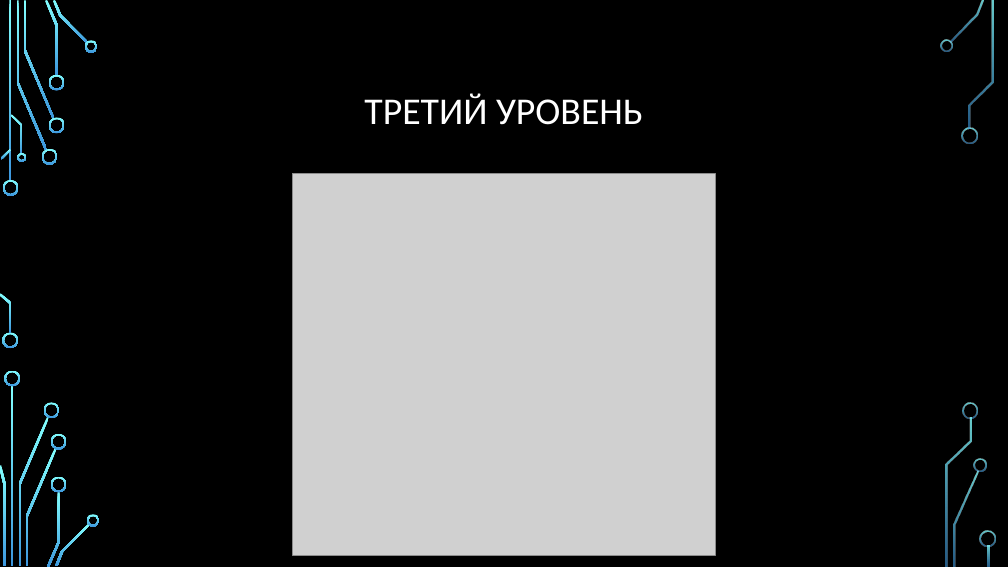
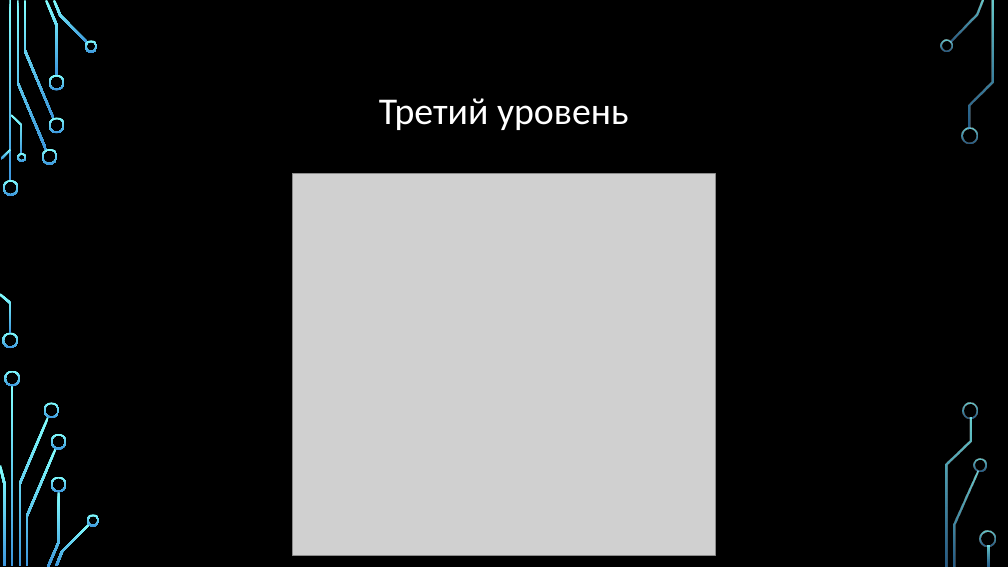
Before and after one commit to AZEN-SGG/PyGameProject, a slide deck: slide 7 of Презентация по проекту.pptx. Drawn at 1008x567 pixels with LibreOffice and Linux fonts; fonts in the diff are those of the drawing; grey boxes stand for pictures; background and template pictures are left out. Boxes give left, top, right and bottom in pixels: in the first picture for what was removed or moved away, otherwise in the second. Text is boxed around its words. In the diff, an @@ line names an element or a change of style, - is before the commit and + after.

```diff
--- a/Презентация по проекту.pptx
+++ b/Презентация по проекту.pptx
@@ title at (x1=379, y1=98, x2=629, y2=130): text changed @@
-ТРЕТИЙ УРОВЕНЬ
+Третий уровень
```
Also in this commit, not shown: 2 other slides changed.
